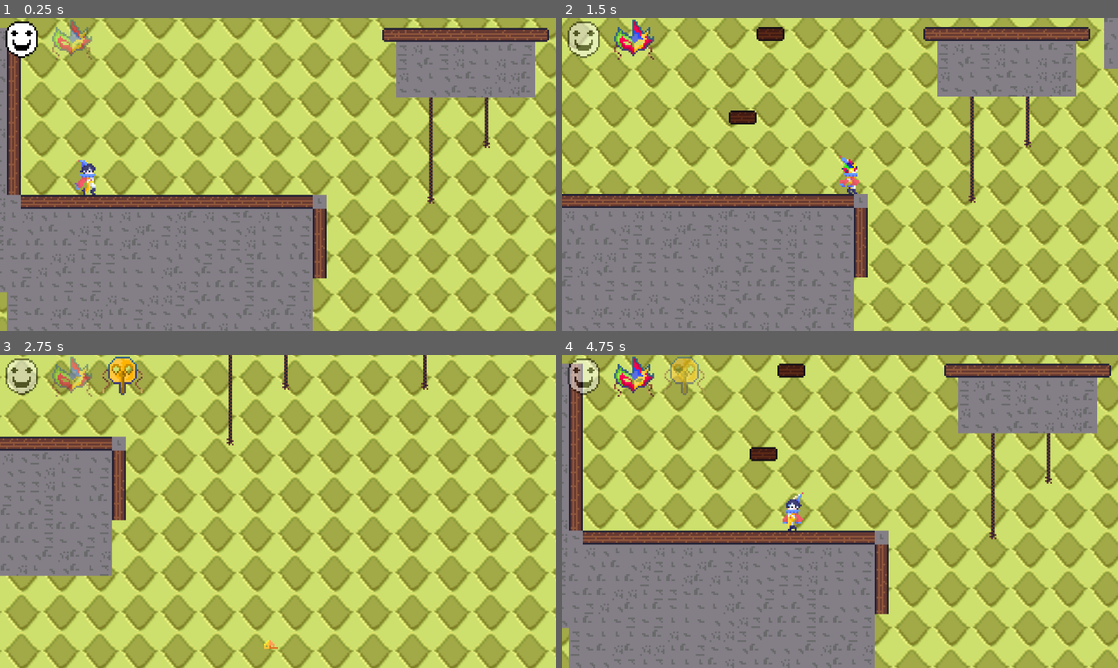
Above: before the commit, frames 1-4 (two rows, left to right).
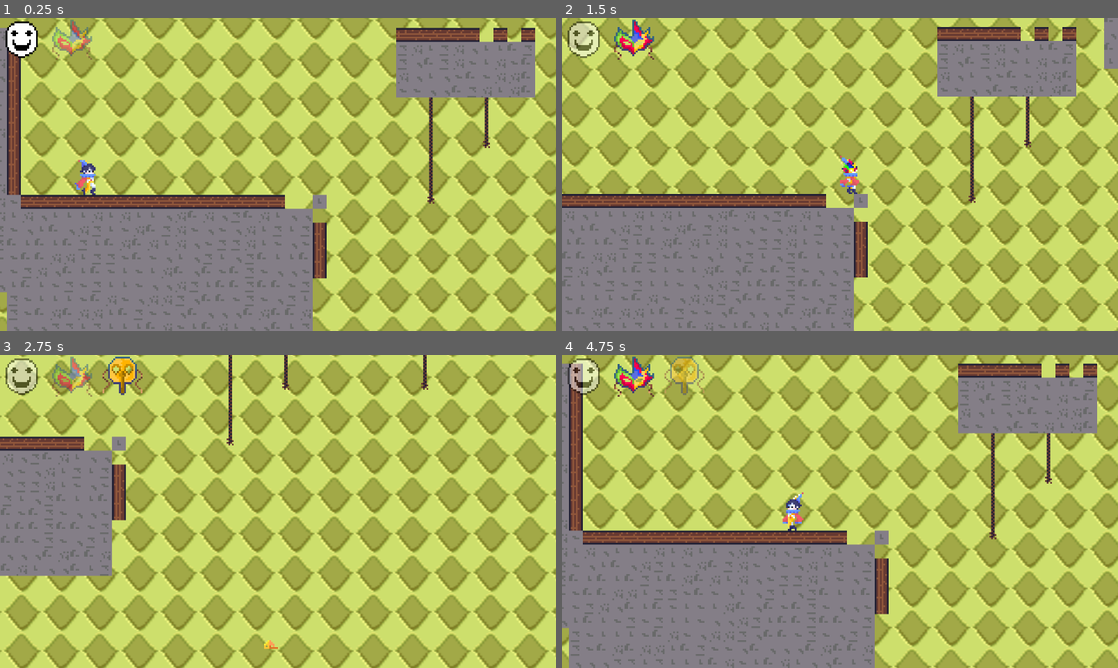
Above: after the commit, the same moments.

Repository: MicroFrogStudios/GGJ2026
Game: Godot game, scene res://scenes/empty_scene.tscn
Same seed, same stepped clock (60 frames per second), same inputs: the game is played once before the commit and once after it.
Inputs:
- Up to frame 1 (0.25 s): no input
- Up to frame 2 (1.5 s): hold 1 (gotomask1) 0.53-1.28 s; hold D (move_right) from 0.53 s (still down); tap Space (jump) at 0.77 s; tap 2 (gotomask2) at 1.35 s
- Up to frame 3 (2.75 s): tap Space (jump) at 1.52 s; release D (move_right) at 2.03 s; hold A (move_left) from 2.03 s (still down); hold 3 (gotomask3) from 2.03 s (still down)
- Up to frame 4 (4.75 s): release A (move_left) at 2.78 s; release 3 (gotomask3) at 2.78 s; hold D (move_right) 2.78-4.28 s; tap 4 (gotomask4) at 2.85 s; tap Space (jump) at 3.02, 3.77, 4.52 s; hold E (next_mask) 3.53-4.28 s; hold A (move_left) from 4.28 s (still down); tap Q (prev_mask) at 4.35 s

The runs differ from the first frame. In frame 1, 0.8% of the frame differs, in the area x 51-99%, y 3-66%; in frame 2, 1.2%; in frame 3, 0.4%; in frame 4, 1.3%, in the area x 33-99%, y 2-66%.

Commit message:
Corner sprites

Diff:
--- a/resources/tilesets/CarlosTileset.tres
+++ b/resources/tilesets/CarlosTileset.tres
@@ -38,6 +38,10 @@
 6:0/0/physics_layer_0/polygon_0/points = PackedVector2Array(-4, -4, 4, -4, 4, 4, -4, 4)
 8:0/0 = 0
 8:0/0/physics_layer_0/polygon_0/points = PackedVector2Array(-4, -4, 4, -4, 4, 4, -4, 4)
+6:1/0 = 0
+6:2/0 = 0
+7:2/0 = 0
+7:1/0 = 0
 
 [resource]
 tile_size = Vector2i(8, 8)
--- a/resources/tilesets/testtileset.tres
+++ b/resources/tilesets/testtileset.tres
@@ -41,6 +41,10 @@
 3:0/0/physics_layer_0/polygon_0/points = PackedVector2Array(-4, -4, 4, -4, 4, 4, -4, 4)
 4:1/0 = 0
 4:2/0 = 0
+6:1/0 = 0
+6:2/0 = 0
+7:2/0 = 0
+7:1/0 = 0
 
 [resource]
 tile_size = Vector2i(8, 8)
Binary file changed: assets/sprites/spritescarlos.ase
Binary file changed: assets/sprites/spritescarlos.png
